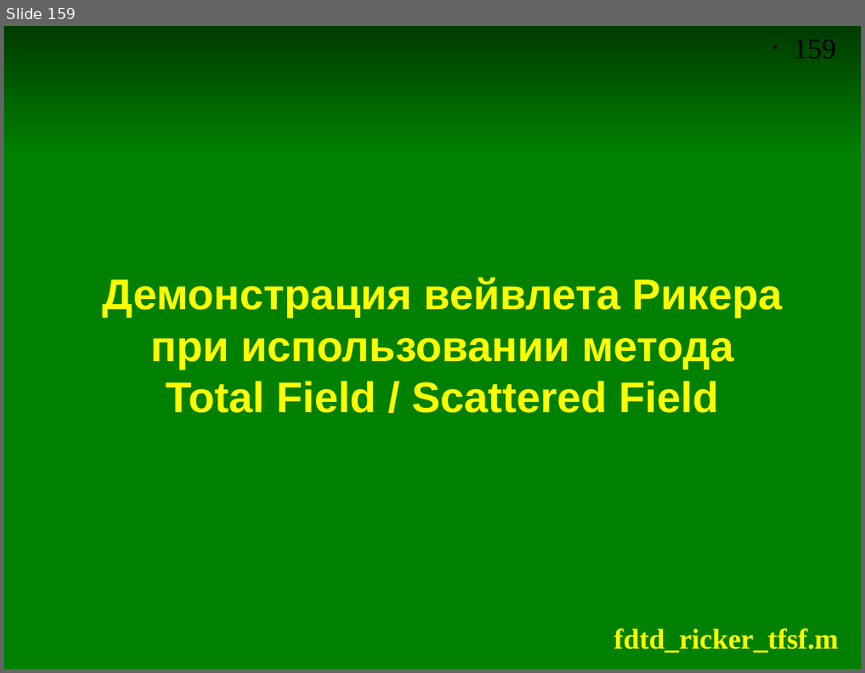
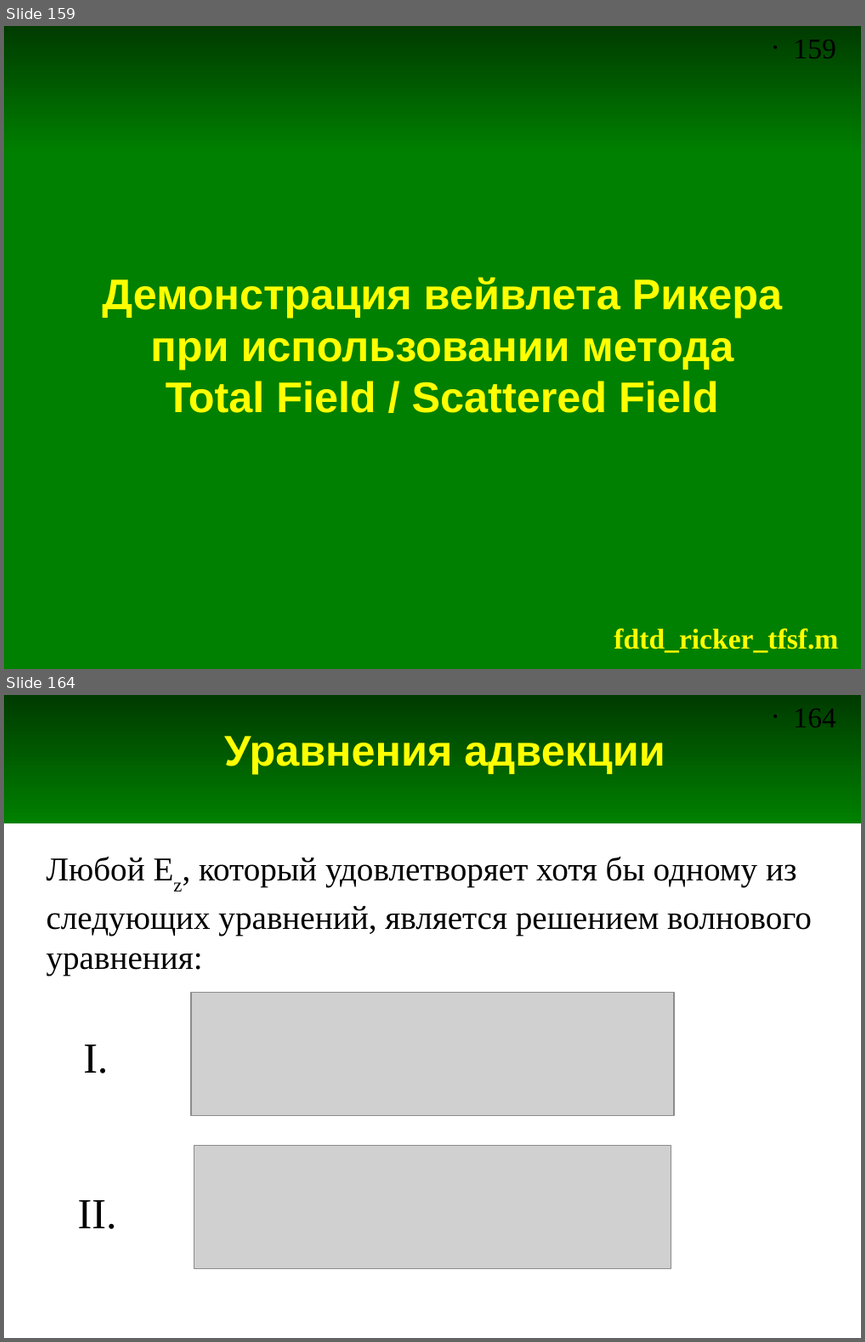
Before and after one commit to andris0147sv/modelling, a slide deck: presentations/2. FDTD.odp. Shown one above the other, each under a label of ours: slide 159 before the commit, slides 159 and 164 after it; the slides between them are not shown. The pictures are 865x673 and 865x1342 pixels, drawn with LibreOffice and Linux fonts; fonts in the diff are those of the drawing; grey boxes stand for pictures. Boxes give left, top, right and bottom in pixels: in the first picture for what was removed or moved away, otherwise in the second. Text is boxed around its words. In the diff, an @@ line names an element or a change of style, - is before the commit and + after.

```diff
--- a/presentations/2. FDTD.odp
+++ b/presentations/2. FDTD.odp
@@ slide 164 added at [4, 695, 861, 1338], background #FFFFFF; not listed: 2 template elements that a slide beside it also shows @@
@@ title added at [224, 736, 664, 774], 36 pt, text #FFFF00, bold @@
+Уравнения адвекции
@@ text added at [46, 857, 812, 975], 28 pt, text #000000 @@
+Любой Ez, который удовлетворяет хотя бы одному из следующих уравнений, является решением волнового уравнения:
@@ picture added at [191, 993, 674, 1116] @@
@@ text added at [83, 1044, 108, 1073], 36 pt, text #000000 @@
+I.
@@ picture added at [194, 1145, 670, 1268] @@
@@ text added at [78, 1200, 117, 1229], 36 pt, text #000000 @@
+II.
```
Also in this commit, not shown: 1 slide changed, 11 other slides added.
